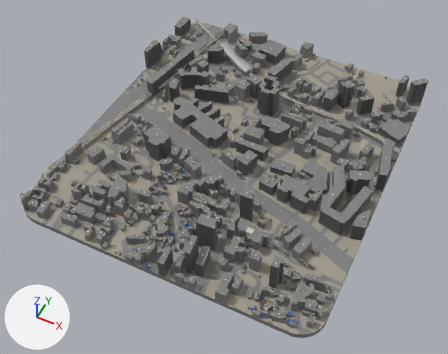
An edit to the glTF model media/flipkart-andheri/world/d/corporate-avenue.glb, drawn before and after from the same camera.
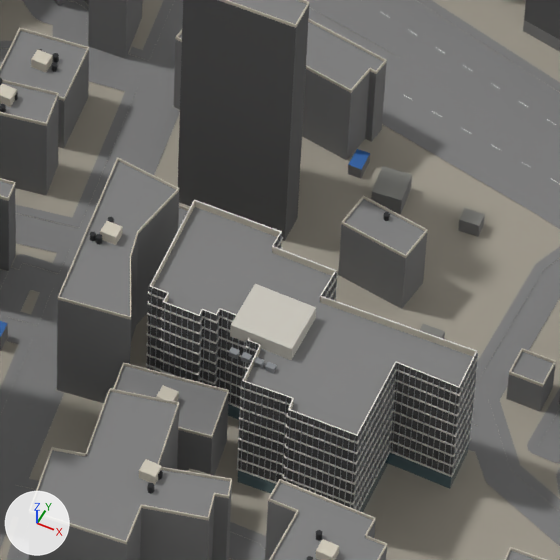
There are two pictures of each version: one whole from a 50 mm lens placed at (474.0, -1036.0, 1144.0), pointed at (1.0, -92.0, -36.0), one close up on the part from 49% to 63% of the width and 55% to 72% of the height. The axes (+X, +Y, +Z) are drawn at lower left. The lights are the same throughout. The older version's two pictures come first. Where no turn or scale is listed for an object, it has been applied to the vertices. Vertices at exactly the same position are counted once.

In view in the first close-up: 'context', 'ground', 'opt_corporate-avenue', 'rooftops'.
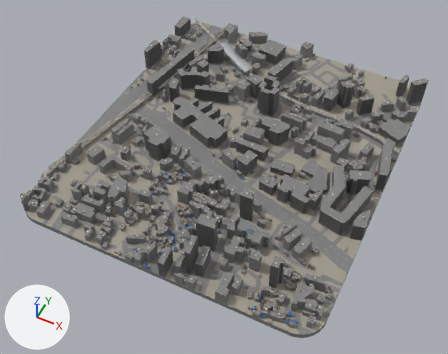
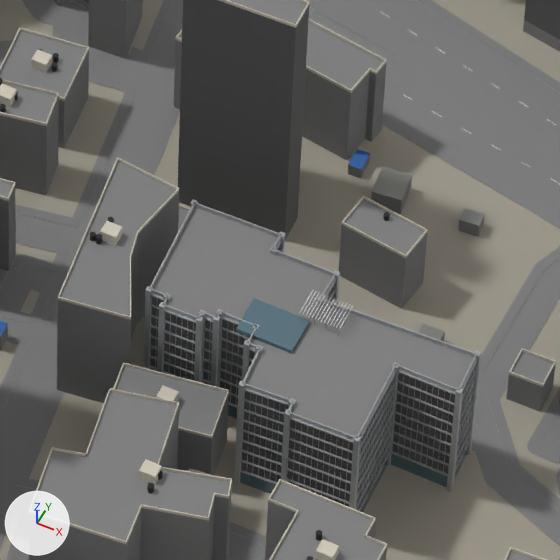
Where the newer file only moved an object's origin or applied its transform, the numbers keep the older frame.

Diff of the bpy script that builds the scene:
```diff
--- a/media/flipkart-andheri/world/d/corporate-avenue.glb.py
+++ b/media/flipkart-andheri/world/d/corporate-avenue.glb.py
@@ mat_acp_grey @@
+mat_acp_grey = principled_material('acp_grey')
+mat_acp_grey.base_color = (0.488, 0.511, 0.53)  # light grey #b9bdc0
+mat_acp_grey.metallic = 0.55
+mat_acp_grey.roughness = 0.4
@@ me_opt_corporate_avenue @@
-me_opt_corporate_avenue.from_pydata(...)  # 2681 vertices, 3212 faces; spans x -40.2..40.2, y -23.9..23.9, z -21.5..21.5
+me_opt_corporate_avenue.from_pydata(...)  # 3129 vertices, 3724 faces; spans x -40.6..40.6, y -24.3..24.2, z -21.5..20.4
+# me_opt_corporate_avenue part 1: the loose piece of 8 vertices spanning x -15.4..0.6, y -8.6..5.0, z 17.0..21.5 is scaled about its middle by (0.914, 0.733, 0.289), then moved by (0.0, 0.0, -1.6), in mat_glass_lobby (cyan #6e8b97)
+# me_opt_corporate_avenue part 2: the loose piece of 8 vertices spanning x -13.3..-11.1, y -14.0..-12.4, z 17.0..18.6 is scaled about its middle by (-0.591, -0.813, 24.9), then moved by (-27.8, 36.2, -19.3), in mat_acp_grey (light grey #b9bdc0)
+# me_opt_corporate_avenue part 3: the loose piece of 8 vertices spanning x -10.1..-7.9, y -14.0..-12.4, z 17.0..18.6 is scaled about its middle by (0.589, 0.812, 24.9), then moved by (-29.3, 7.7, -19.3), in mat_acp_grey (light grey #b9bdc0)
+# me_opt_corporate_avenue part 4: the loose piece of 8 vertices spanning x -6.9..-4.7, y -14.0..-12.4, z 17.0..18.6 is scaled about its middle by (0.59, 0.813, 24.9), then moved by (-27.7, 7.8, -19.3), in mat_acp_grey (light grey #b9bdc0)
+# me_opt_corporate_avenue part 5: the loose piece of 8 vertices spanning x -3.7..-1.5, y -14.0..-12.4, z 17.0..18.6 is scaled about its middle by (0.591, 0.813, 24.9), then moved by (-21.1, 5.1, -19.3), in mat_acp_grey (light grey #b9bdc0)
+# me_opt_corporate_avenue part 6: 1447 vertices moved from x -40.2..40.2, y -23.9..23.9, z -16.3..19.3 to x -40.4..40.4, y -24.0..24.0, z -16.3..18.3; 245 vertices removed from x -37.5..39.5, y -23.8..22.5, z -15.8..19.3; 581 vertices added at x -37.5..40.6, y -24.3..24.2, z -21.5..20.2
+# me_opt_corporate_avenue part 7: 44 faces spanning x -40.0..40.0, y -23.6..23.6, z 17.0..18.3 switch from mat_wall_opt_glass (grey #818181) to mat_acp_grey (light grey #b9bdc0)
+# me_opt_corporate_avenue part 8: 1364 faces spanning x -40.4..40.4, y -24.0..24.0, z -16.3..18.3 switch from mat_slab_edge (white #e7e4dd) to mat_acp_grey (light grey #b9bdc0)
+# me_opt_corporate_avenue part 9: 42 faces spanning x -39.6..39.6, y -23.2..23.2, z 17.0..18.3 switch from mat_parapet (pale yellow #d0c9b9) to mat_acp_grey (light grey #b9bdc0)
+# other edits to the shape of me_opt_corporate_avenue do not show in these pictures
 me_opt_corporate_avenue.materials.append(mat_glass_lobby)
@@ me_opt_corporate_avenue @@
 me_opt_corporate_avenue.materials.append(mat_roof)
-me_opt_corporate_avenue.materials.append(mat_concrete)  # light grey #cac6bc
 me_opt_corporate_avenue.materials.append(mat_metal)
 me_opt_corporate_avenue.materials.append(mat_canopy)
+me_opt_corporate_avenue.materials.append(mat_fin_white)  # white #edece8
```

Pixel boxes [x1, y1, x2, y2] of what changed, in the close-ups (560 x 560 px; the box of a moved part takes in the faces that stretch with it):
'opt_corporate-avenue', reshaped
    before: [146, 200, 479, 512]
    after: [144, 199, 481, 512]
part 1 of me_opt_corporate_avenue, moved or reshaped
    before: [230, 284, 316, 360]
    after: [236, 298, 310, 354]
part 2 of me_opt_corporate_avenue, moved or reshaped
    before: [228, 347, 240, 359]
    after: [190, 199, 198, 208]
part 3 of me_opt_corporate_avenue, moved or reshaped
    before: [241, 352, 252, 364]
    after: [144, 286, 153, 369]
part 4 of me_opt_corporate_avenue, moved or reshaped
    before: [254, 357, 264, 368]
    after: [164, 293, 171, 302]
part 5 of me_opt_corporate_avenue, moved or reshaped
    before: [265, 362, 277, 373]
    after: [194, 316, 203, 383]
part 6 of me_opt_corporate_avenue, moved or reshaped
    before: [147, 202, 478, 511]
    after: [149, 231, 481, 510]
part 7 of me_opt_corporate_avenue, recoloured
    both: [152, 238, 476, 441]
part 8 of me_opt_corporate_avenue, recoloured
    both: [149, 208, 477, 510]
part 9 of me_opt_corporate_avenue, recoloured
    both: [152, 204, 474, 409]
